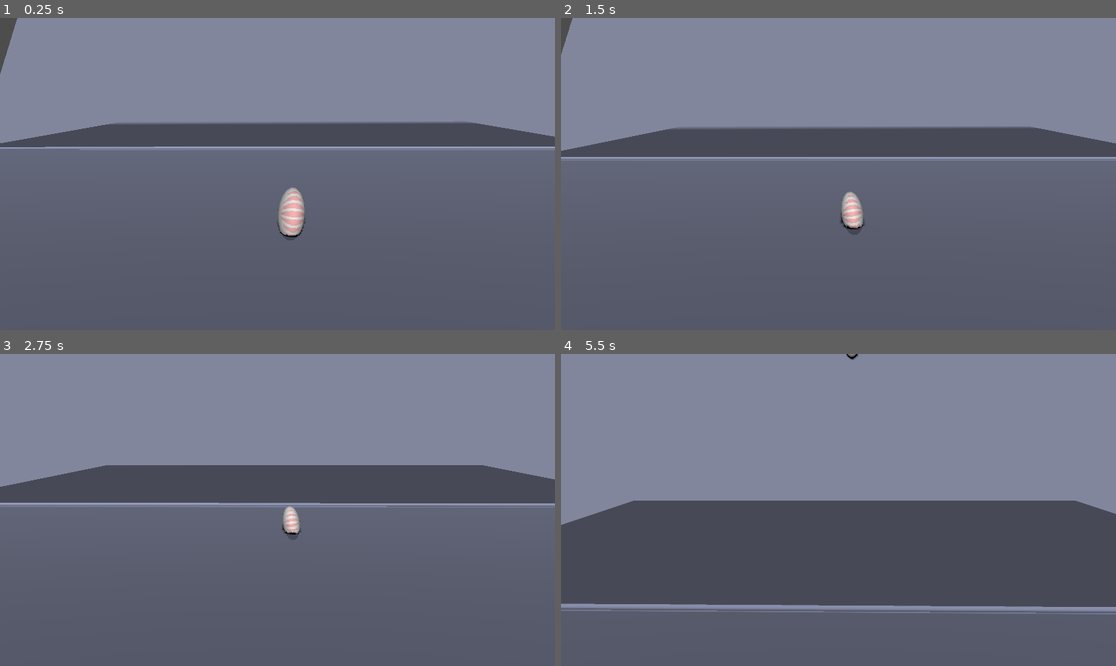
Above: before the commit, frames 1-4 (two rows, left to right).
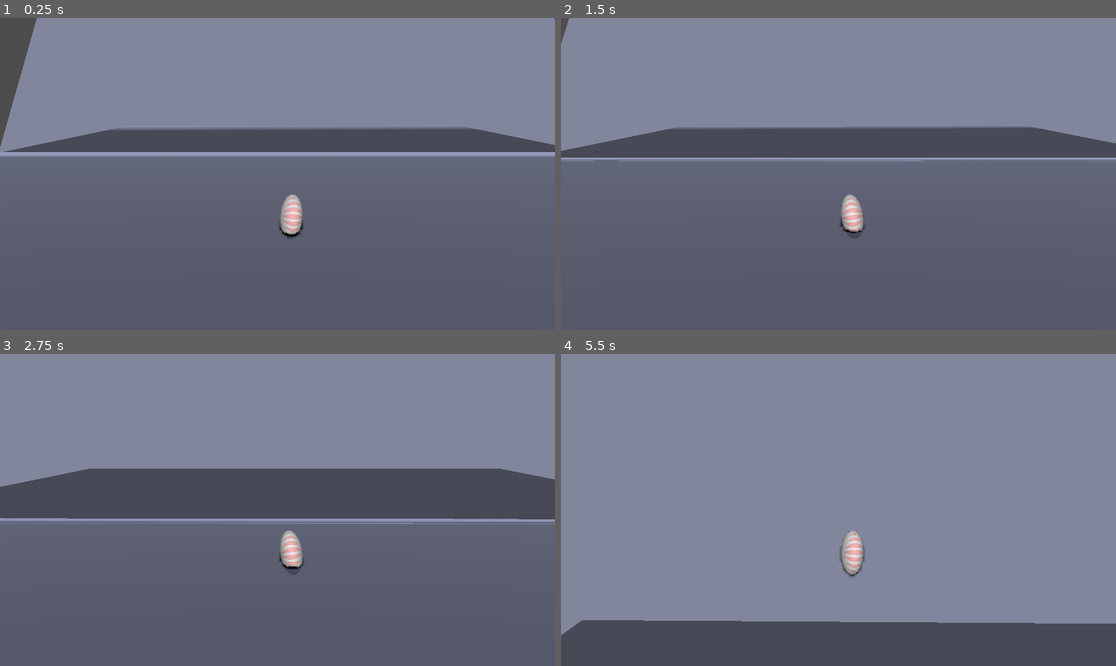
Above: after the commit, the same moments.

Repository: nergnezor/wheel
Game: Godot game, scene res://node_3d.tscn
Same seed, same stepped clock (60 frames per second), same inputs: the game is played once before the commit and once after it.
Inputs:
- Up to frame 1 (0.25 s): no input
- Up to frame 2 (1.5 s): tap Enter (ui_accept) at 0.5, 0.77 s; hold Right (ui_right) 0.53-1.28 s; hold Down (ui_down) from 1.28 s (still down)
- Up to frame 3 (2.75 s): tap Enter (ui_accept) at 1.52 s; release Down (ui_down) at 2.03 s; hold Right (ui_right) from 2.03 s (still down)
- Up to frame 4 (5.5 s): release Right (ui_right) at 2.78 s; hold Up (ui_up) 2.78-3.53 s; tap Enter (ui_accept) at 3.02, 3.77, 4.52 s; hold Left (ui_left) 3.53-5.03 s; hold Down (ui_down) from 5.03 s (still down)

The runs differ from the first frame. In frame 1, 6.8% of the frame differs, in the area x 0-100%, y 0-71%; in frame 2, 1.2%; in frame 3, 7.5%; in frame 4, 37%, in the area x 0-100%, y 0-90%.

Commit message:
camera speed

Diff:
--- a/Camera3D.gd
+++ b/Camera3D.gd
@@ -1,6 +1,6 @@
 extends Camera3D
 
-const SPEED = 5.0
+const SPEED = 20.0
 
 @onready var player = get_node("../player")
 
